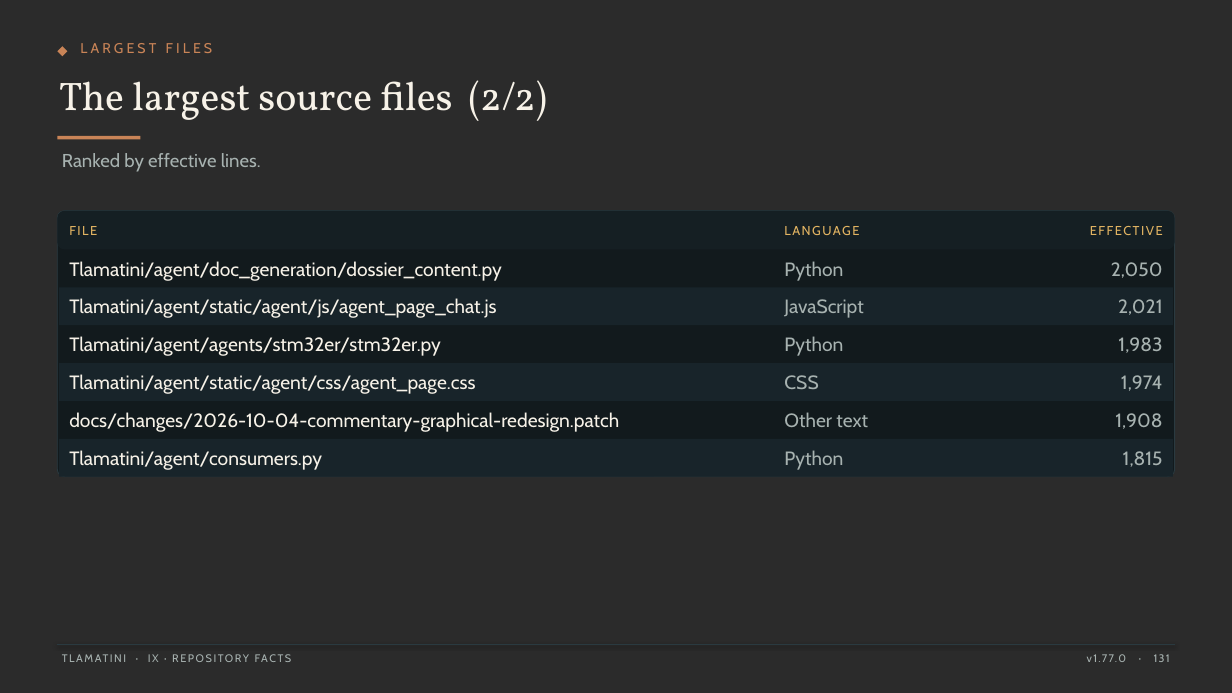
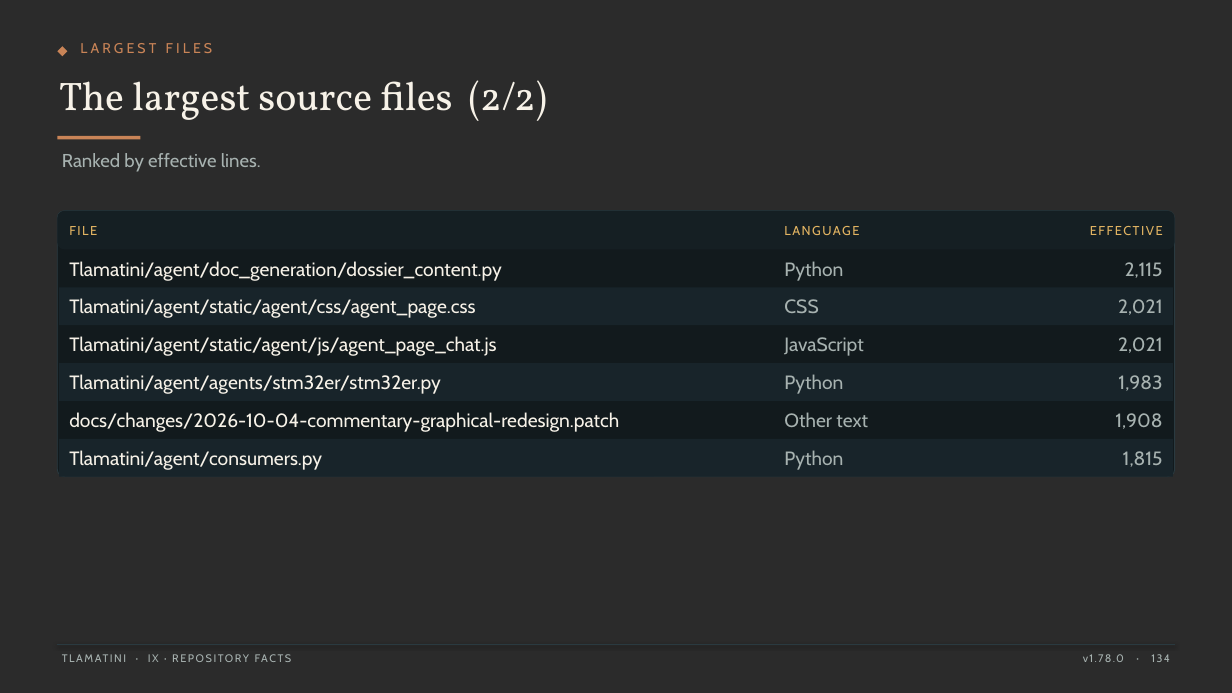
Before and after one commit to XAIHT/Tlamatini, a slide deck: slide 134 of Tlamatini_eXtended_Artificial_Intelligence_Humanly_Tempered.pptx (slide 131 before the commit). Drawn at 1232x693 pixels with LibreOffice and Linux fonts; fonts in the diff are those of the drawing; background and template pictures are left out; a plain dark background stands for a picture behind light text. Boxes give left, top, right and bottom in pixels: in the first picture for what was removed or moved away, otherwise in the second. Text is boxed around its words. In the diff, an @@ line names an element or a change of style, - is before the commit and + after.

```diff
--- a/Tlamatini_eXtended_Artificial_Intelligence_Humanly_Tempered.pptx
+++ b/Tlamatini_eXtended_Artificial_Intelligence_Humanly_Tempered.pptx
@@ text at (x1=1125, y1=262, x2=1163, y2=278): text changed @@
-2,050
+2,115
@@ text at (x1=69, y1=298, x2=475, y2=318): text changed @@
-Tlamatini/agent/static/agent/js/agent_page_chat.js
+Tlamatini/agent/static/agent/css/agent_page.css
@@ text "CSS" moved from (x1=784, y1=375, x2=818, y2=389) to (x1=784, y1=299, x2=818, y2=313) @@
@@ text at (x1=69, y1=336, x2=496, y2=356): text changed @@
-Tlamatini/agent/static/agent/css/agent_page.css
+Tlamatini/agent/static/agent/js/agent_page_chat.js
@@ text at (x1=1118, y1=337, x2=1163, y2=353): text changed @@
-1,983
+2,021
@@ 3 texts moved together from (x1=69, y1=299, x2=863, y2=356) to (x1=69, y1=337, x2=863, y2=394) @@
@@ text at (x1=1118, y1=375, x2=1162, y2=391): text changed @@
-1,974
+1,983
@@ text at (x1=1083, y1=654, x2=1170, y2=662): text changed @@
-v1.77.0 · 131
+v1.78.0 · 134
```
Also in this commit, not shown: 152 other slides changed, 3 slides added, 2 other files.
